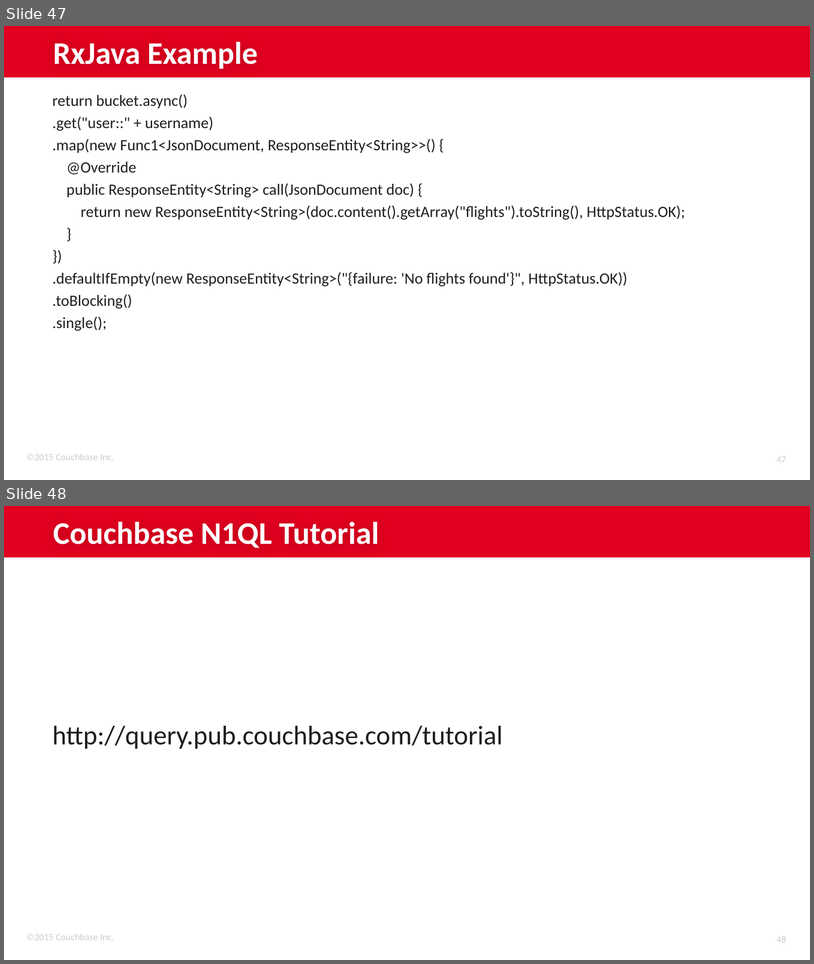
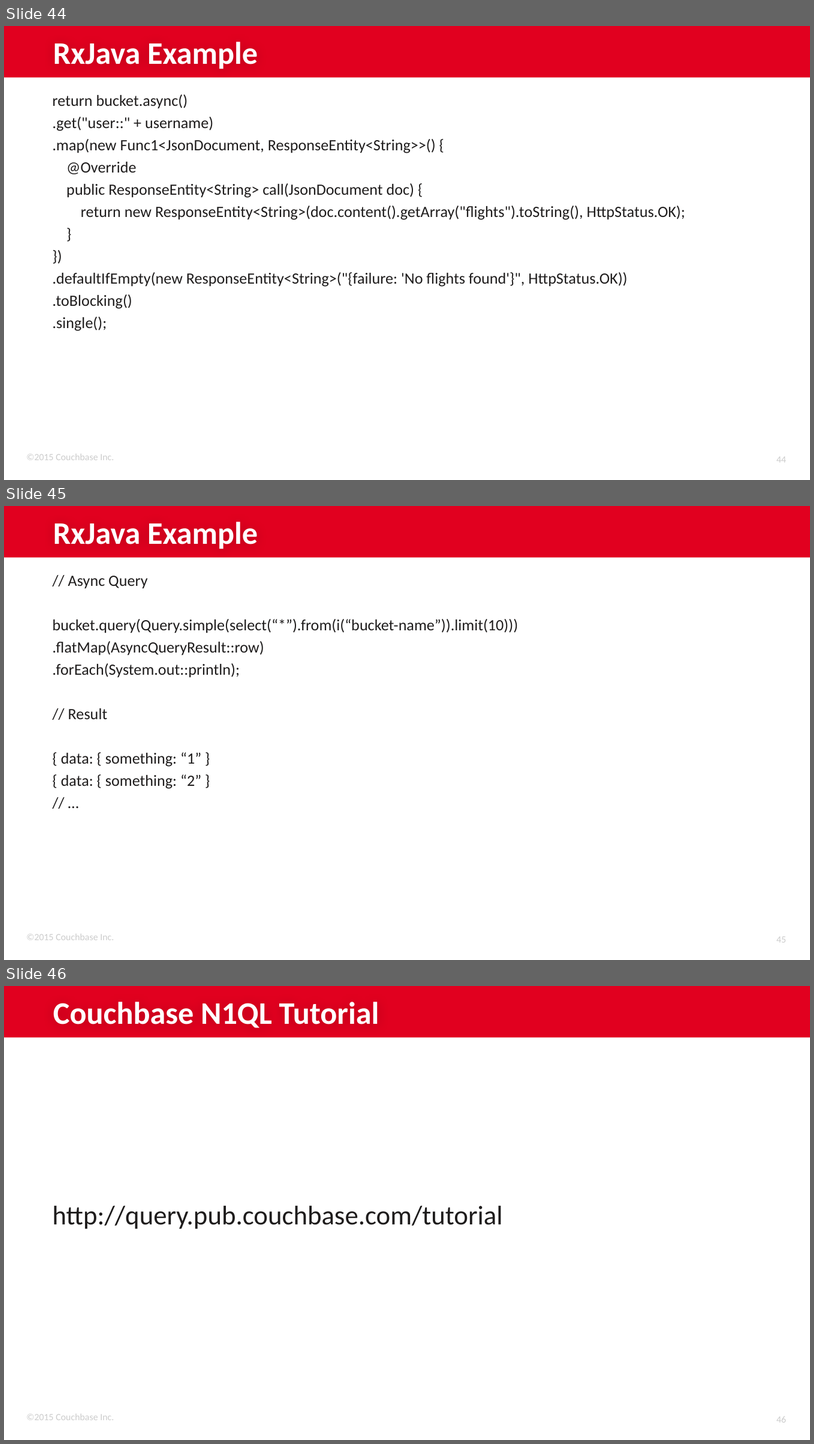
Before and after one commit to couchbaselabs/couchbase-java-workshop, a slide deck: Couchbase Java Workshop.pptx. Shown one above the other, each under a label of ours: slides 47 and 48 before the commit, slides 44, 45 and 46 after it. The pictures are 814x964 and 814x1444 pixels, drawn with LibreOffice and Linux fonts; fonts in the diff are those of the drawing; background and template pictures are left out. Boxes give left, top, right and bottom in pixels: in the first picture for what was removed or moved away, otherwise in the second. Text is boxed around its words. In the diff, an @@ line names an element or a change of style, - is before the commit and + after.

```diff
--- a/Couchbase Java Workshop.pptx
+++ b/Couchbase Java Workshop.pptx
@@ slide 45 added at (4,506,810,960), background #FFFFFF; not listed: 3 template elements that a slide beside it also shows @@
@@ title added at (53,522,258,549), 28 pt, text #FFFFFF, bold @@
+RxJava Example
@@ text added at (53,576,519,789), 14 pt, text #1E1C1C @@
+// Async Query
+bucket.query(Query.simple(select(“*”).from(i(“bucket-name”)).limit(10)))
+.flatMap(AsyncQueryResult::row)
+.forEach(System.out::println);
+// Result
+{ data: { something: “1” }
+{ data: { something: “2” }
+// …
@@ what was slide 47 is now slide 44 @@
@@ page number at (777,456,786,462): text changed @@
-47
+44
@@ what was slide 48 is now slide 46 @@
@@ page number at (777,1416,786,1422): text changed @@
-48
+46
```
Also in this commit, not shown: 5 other slides added, 3 slides removed, 1 other file.
